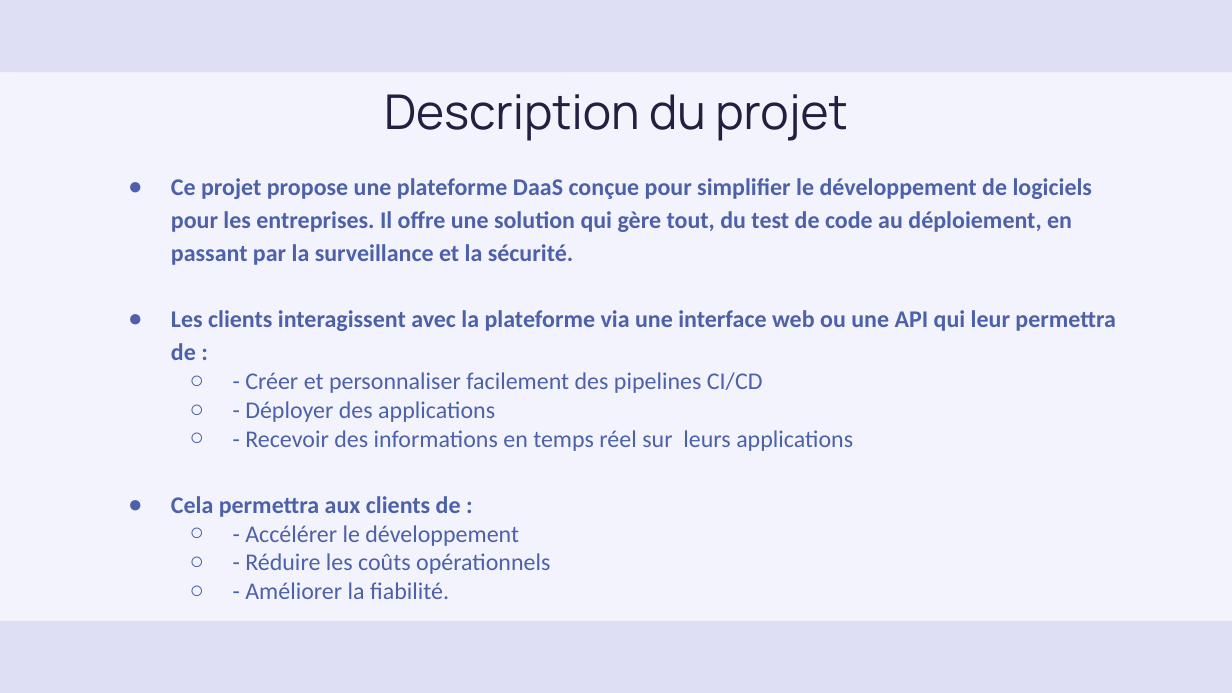
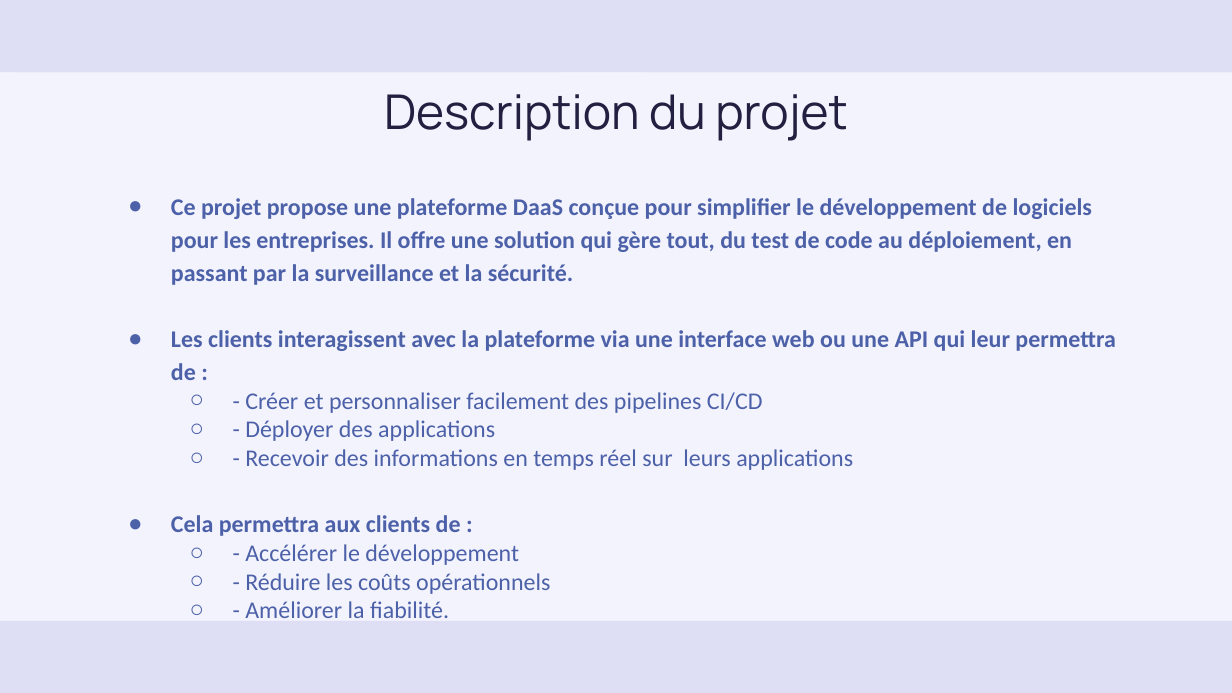
Before and after one commit to Nguh-Prince/DevOps-as-a-Service, a slide deck: slide 10 of documentation/Cahier de Charges.pptx. Drawn at 1232x693 pixels with LibreOffice and Linux fonts; fonts in the diff are those of the drawing. Boxes give left, top, right and bottom in pixels: in the first picture for what was removed or moved away, otherwise in the second. Text is boxed around its words. In the diff, an @@ line names an element or a change of style, - is before the commit and + after.

```diff
--- a/documentation/Cahier de Charges.pptx
+++ b/documentation/Cahier de Charges.pptx
@@ text "Ce projet propose une plateforme ..." moved from (x1=171, y1=178, x2=1115, y2=599) to (x1=171, y1=198, x2=1115, y2=618) @@
```
Also in this commit, not shown: 1 other slide changed, 1 slide removed, 18 other files.
